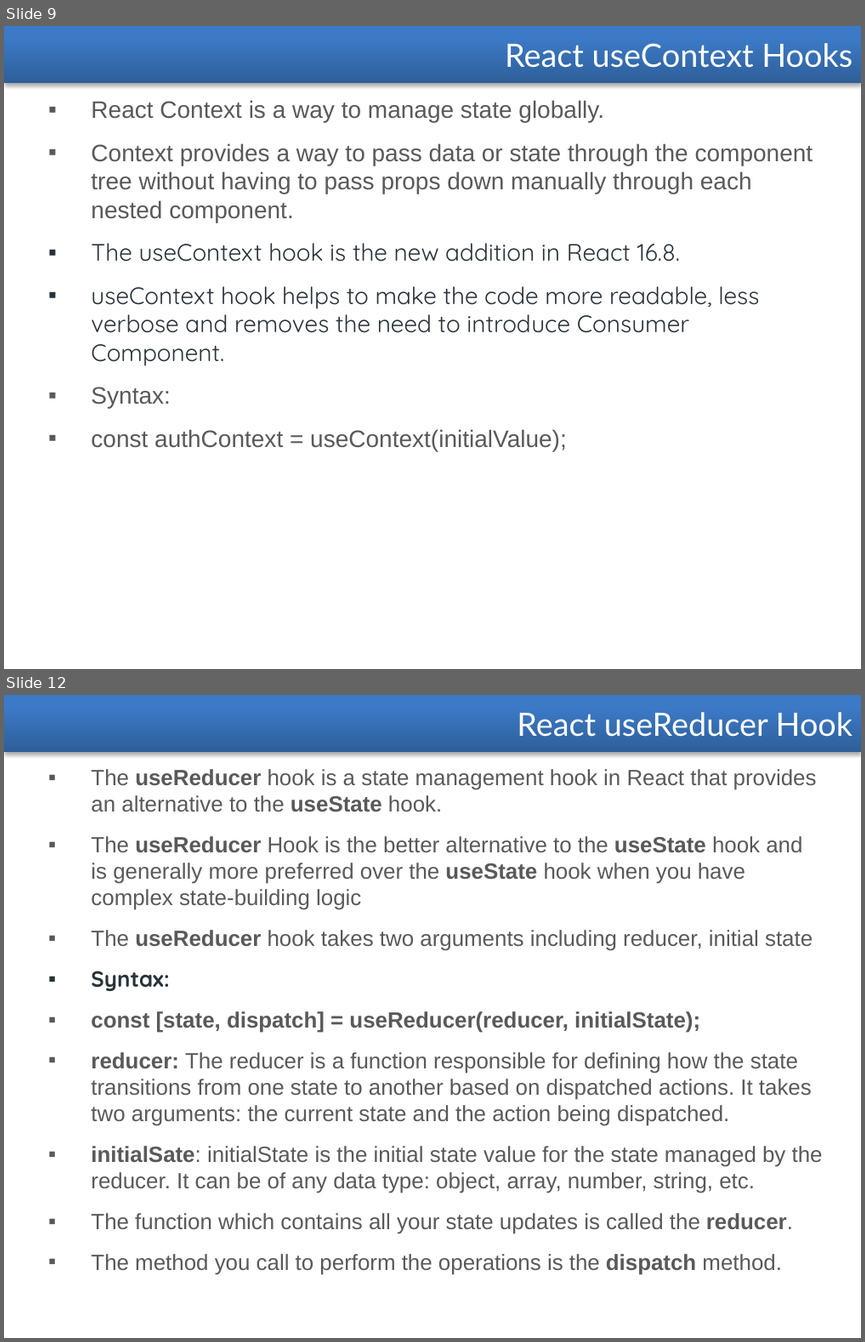
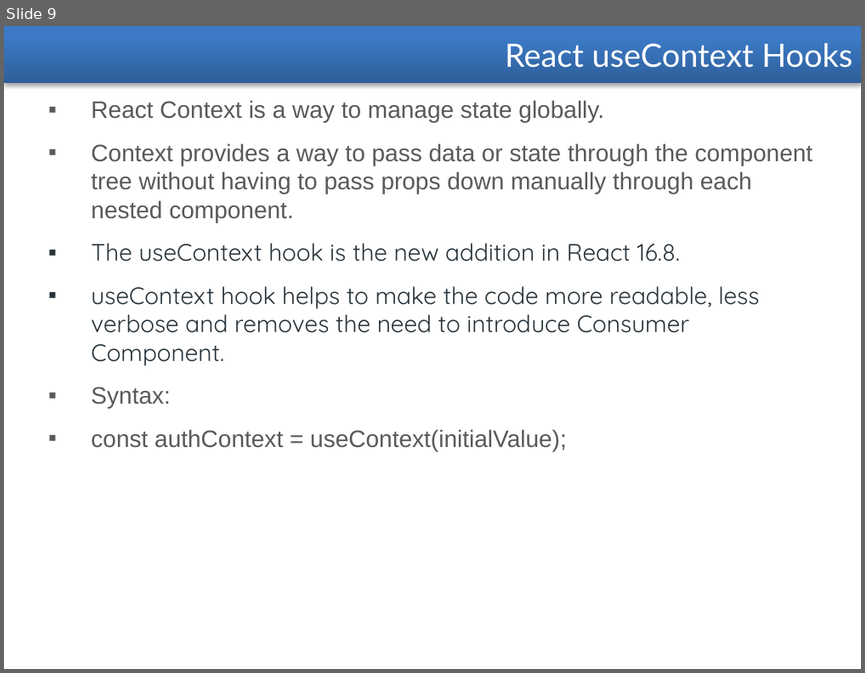
Before and after one commit to santuparsi/react-dotnet-repo, a slide deck: React/PPT/React-Hooks.pptx. Shown one above the other, each under a label of ours: slides 9 and 12 before the commit, slide 9 after it; the slides between them are not shown. The pictures are 865x1342 and 865x673 pixels, drawn with LibreOffice and Linux fonts; fonts in the diff are those of the drawing. Boxes give left, top, right and bottom in pixels: in the first picture for what was removed or moved away, otherwise in the second. Text is boxed around its words. In the diff, an @@ line names an element or a change of style, - is before the commit and + after.

```diff
--- a/React/PPT/React-Hooks.pptx
+++ b/React/PPT/React-Hooks.pptx
@@ slide 12 removed at (x1=4, y1=695, x2=861, y2=1338), background #FFFFFF @@
@@ rectangle removed at (x1=4, y1=695, x2=861, y2=753) @@
-React useReducer Hook
@@ text removed at (x1=91, y1=769, x2=823, y2=1275) @@
-▪ The useReducer hook is a state management hook in React that provides an alternative to the useState hook.
-▪ The useReducer Hook is the better alternative to the useState hook and is generally more preferred over the useState hook when you have complex state-building logic
-▪ The useReducer hook takes two arguments including reducer, initial state
-▪ Syntax:
-▪ const [state, dispatch] = useReducer(reducer, initialState);
-▪ reducer: The reducer is a function responsible for defining how the state transitions from one state to another based on dispatched actions. It takes two arguments: the current state and the action being dispatched.
-▪ initialSate: initialState is the initial state value for the state managed by the reducer. It can be of any data type: object, array, number, string, etc.
-▪ The function which contains all your state updates is called the reducer.
-▪ The method you call to perform the operations is the dispatch method.
```
Also in this commit, not shown: 2 other slides removed, 24 other files.
